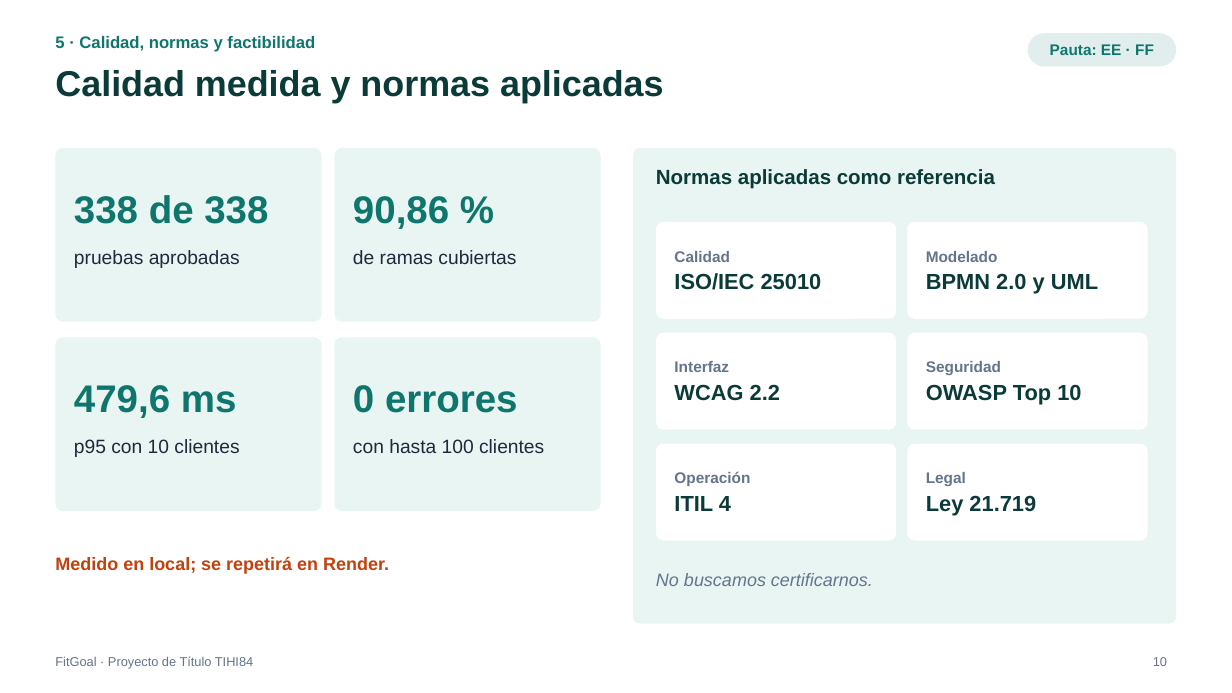
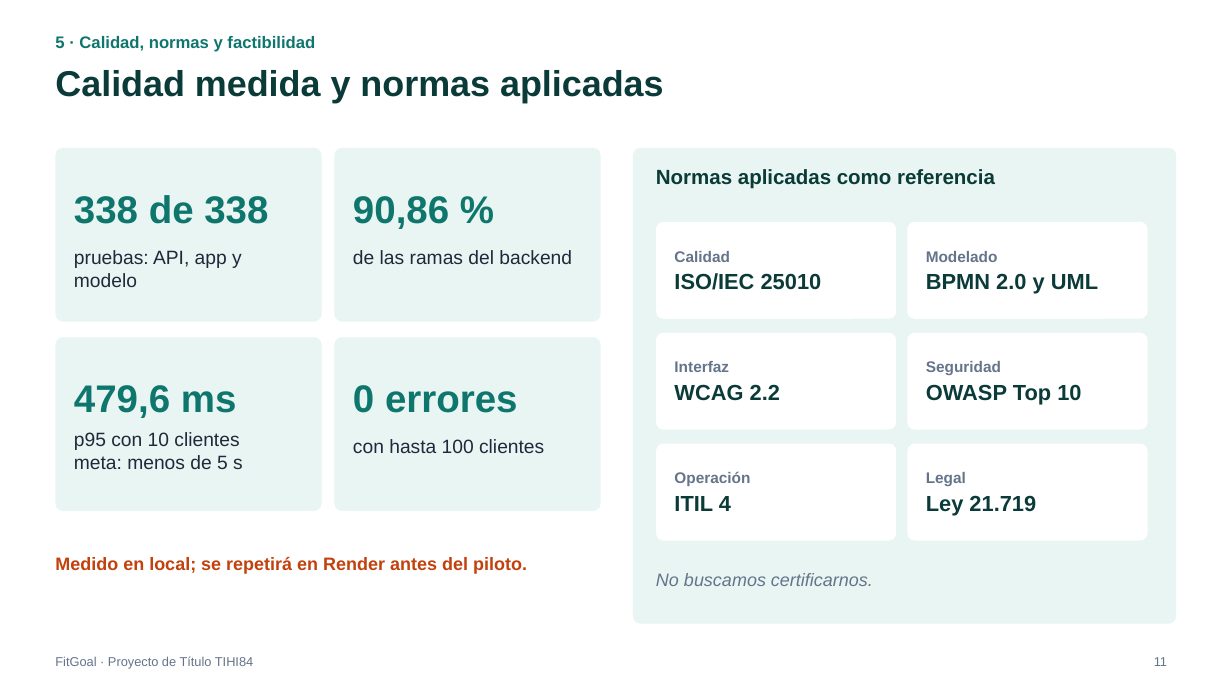
Before and after one commit to VicenteEgana/Fitgoal, a slide deck: slide 11 of docs/TIHI84_U3_Presentacion_FitGoal.pptx (slide 10 before the commit). Drawn at 1232x693 pixels with LibreOffice and Linux fonts; fonts in the diff are those of the drawing. Boxes give left, top, right and bottom in pixels: in the first picture for what was removed or moved away, otherwise in the second. Text is boxed around its words. In the diff, an @@ line names an element or a change of style, - is before the commit and + after.

```diff
--- a/docs/TIHI84_U3_Presentacion_FitGoal.pptx
+++ b/docs/TIHI84_U3_Presentacion_FitGoal.pptx
@@ rounded rectangle removed at [1028, 33, 1177, 67] @@
-Pauta: EE · FF
@@ text at [74, 250, 242, 287]: text changed @@
-pruebas aprobadas
+pruebas: API, app y modelo
@@ text at [353, 250, 572, 264]: text changed @@
-de ramas cubiertas
+de las ramas del backend
@@ text "p95 con 10 clientes": place and size @@
-text "p95 con 10 clientes" at [74, 439, 239, 457]
+text "p95 con 10 clientes" at [74, 432, 243, 469]
@@ text at [74, 455, 243, 469]: paragraph added @@
+meta: menos de 5 s
@@ text at [55, 557, 527, 574]: text changed @@
-Medido en local; se repetirá en Render.
+Medido en local; se repetirá en Render antes del piloto.
@@ page number at [1154, 657, 1167, 666]: text changed @@
-10
+11
```
Also in this commit, not shown: 12 other slides changed, 5 slides added.
